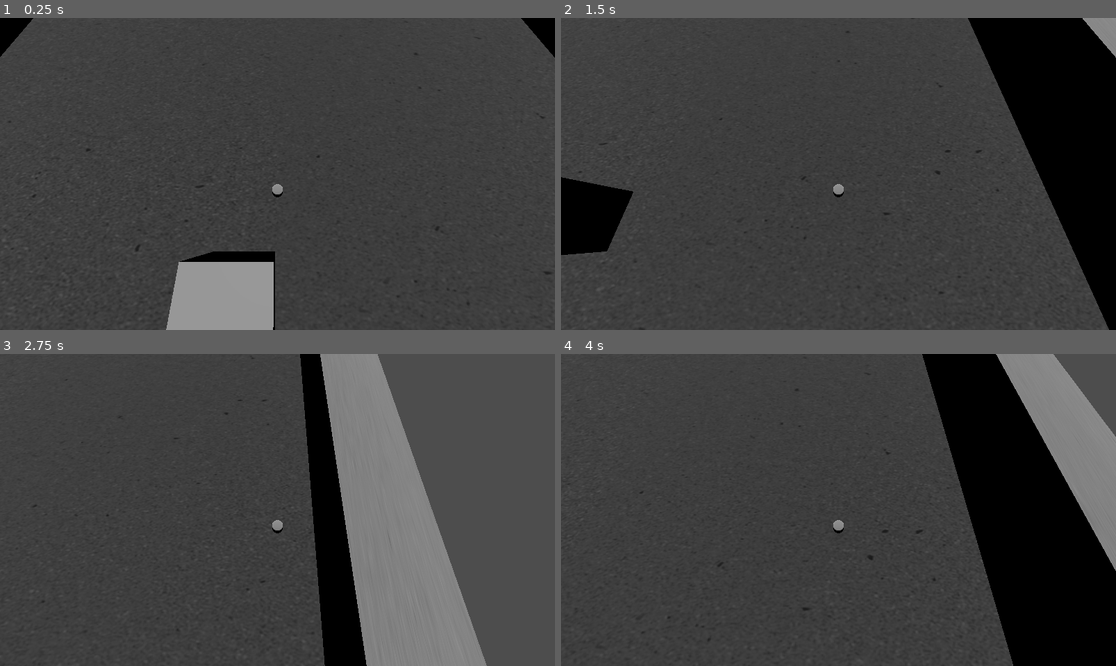
Above: before the commit, frames 1-4 (two rows, left to right).
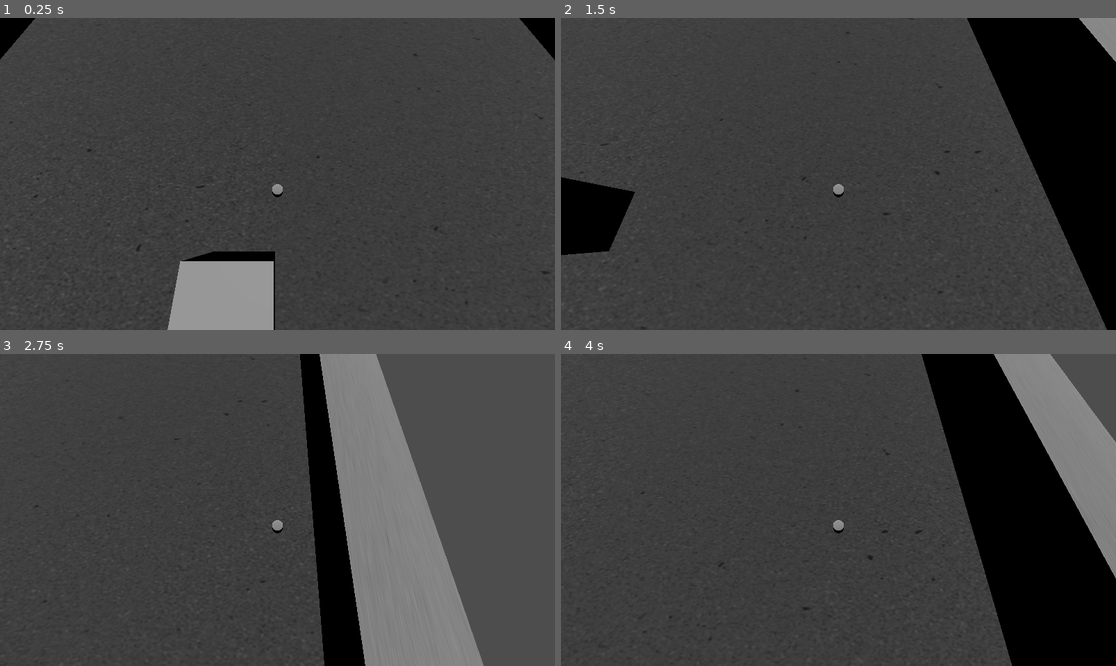
Above: after the commit, the same moments.

Repository: DresseurPanda/tp-iut-R506-bomberman
Game: Godot game, scene res://main.tscn
Two runs of this game, one before a commit and one after it. Both use one fixed random seed, a clock stepped at 60 frames per second and the inputs below.
Inputs:
- Up to frame 1 (0.25 s): no input
- Up to frame 2 (1.5 s): tap Enter at 0.5 s; hold Right (ui_right) 0.53-1.28 s; hold Down (ui_down) from 1.28 s (still down)
- Up to frame 3 (2.75 s): release Down (ui_down) at 2.03 s; hold Right (ui_right) from 2.03 s (still down)
- Up to frame 4 (4 s): release Right (ui_right) at 2.78 s; hold Up (ui_up) 2.78-3.53 s; hold Left (ui_left) from 3.53 s (still down)

The runs differ from the first frame. In frame 1, 0.2% of the frame differs, in the area x 0-100%, y 0-100%; in frame 2, 0.4%; in frame 3, 0.6%; in frame 4, 0.8%, in the area x 14-100%, y 0-100%.

Commit message:
Feat : Ennemi déplacement autonome + collision et système de point de vie primitif avec mort

Diff:
--- /dev/null
+++ b/Ennemis/ennemi.gd
@@ -0,0 +1,19 @@
+extends CharacterBody3D
+const T_MAX=2
+const T_MIN=0.5 #valeur min d'un déplacement d'un ennemi
+var compteur=0
+const SPEED = 3.0
+@onready var directionRandom = [Vector3.FORWARD, Vector3.BACK, Vector3.LEFT, Vector3.RIGHT]
+
+func _physics_process(delta: float) -> void:
+	compteur-=delta
+	if get_slide_collision_count() > 0:
+		compteur=0
+	if compteur<=0:
+		position+=Vector3.ZERO
+		var direction
+		direction= directionRandom[randi()%4]
+		velocity.x = direction.x * SPEED
+		velocity.z = direction.z * SPEED
+		compteur = randf_range(T_MIN, T_MAX)
+	move_and_slide()
--- a/Ennemis/ennemi.tscn
+++ b/Ennemis/ennemi.tscn
@@ -1,4 +1,6 @@
 [gd_scene format=3 uid="uid://bnhvrctt0q4vw"]
+
+[ext_resource type="Script" uid="uid://cream54pmflk2" path="res://Ennemis/ennemi.gd" id="1_tewko"]
 
 [sub_resource type="CapsuleShape3D" id="CapsuleShape3D_824qf"]
 
@@ -8,12 +10,13 @@
 [sub_resource type="CapsuleMesh" id="CapsuleMesh_dp5oi"]
 material = SubResource("StandardMaterial3D_tewko")
 
-[node name="Ennemi" type="CharacterBody3D" unique_id=1728542207]
+[node name="Ennemi" type="CharacterBody3D" unique_id=1728542207 groups=["ennemi"]]
+script = ExtResource("1_tewko")
 
-[node name="CollisionShape3D" type="CollisionShape3D" parent="." unique_id=890305195]
+[node name="CollisionShape3D" type="CollisionShape3D" parent="." unique_id=890305195 groups=["ennemi"]]
 transform = Transform3D(0.2, 0, 0, 0, 0.2, 0, 0, 0, 0.2, 0, 0, 0)
 shape = SubResource("CapsuleShape3D_824qf")
 
-[node name="MeshInstance3D" type="MeshInstance3D" parent="." unique_id=569999515]
+[node name="MeshInstance3D" type="MeshInstance3D" parent="." unique_id=569999515 groups=["ennemi"]]
 transform = Transform3D(0.2, 0, 0, 0, 0.2, 0, 0, 0, 0.2, 0, 0, 0)
 mesh = SubResource("CapsuleMesh_dp5oi")
--- a/Personnage/Personnage.tscn
+++ b/Personnage/Personnage.tscn
@@ -1,25 +1,27 @@
 [gd_scene format=3 uid="uid://8qye64eqt22y"]
 
 [ext_resource type="Script" uid="uid://bdxje06k7bjcv" path="res://Personnage/personnage.gd" id="1_hpy36"]
+[ext_resource type="Script" uid="uid://bjldt802b157p" path="res://Personnage/collision_ennemi.gd" id="2_qpu3w"]
 
 [sub_resource type="CapsuleShape3D" id="CapsuleShape3D_xon3y"]
-height = 2.0112305
+radius = 0.5839844
+height = 2.2567902
 
 [sub_resource type="CapsuleMesh" id="CapsuleMesh_hpy36"]
 
 [sub_resource type="ORMMaterial3D" id="ORMMaterial3D_qpu3w"]
 
-[node name="Personnage" type="CharacterBody3D" unique_id=515754185]
+[node name="Personnage" type="CharacterBody3D" unique_id=515754185 groups=["personnage"]]
 slide_on_ceiling = false
 floor_stop_on_slope = false
 floor_block_on_wall = false
 script = ExtResource("1_hpy36")
 
-[node name="CollisionShape3D" type="CollisionShape3D" parent="." unique_id=1063427851]
+[node name="CollisionShape3D" type="CollisionShape3D" parent="." unique_id=1063427851 groups=["personnage"]]
 transform = Transform3D(0.2, 0, 0, 0, 0.2, 0, 0, 0, 0.2, 0, -0.00061035156, 0)
 shape = SubResource("CapsuleShape3D_xon3y")
 
-[node name="MeshInstance3D" type="MeshInstance3D" parent="." unique_id=1450027965]
+[node name="MeshInstance3D" type="MeshInstance3D" parent="." unique_id=1450027965 groups=["personnage"]]
 transform = Transform3D(0.2, 0, 0, 0, 0.2, 0, 0, 0, 0.2, 0, 0, 0)
 mesh = SubResource("CapsuleMesh_hpy36")
 surface_material_override/0 = SubResource("ORMMaterial3D_qpu3w")
@@ -30,3 +32,13 @@
 
 [node name="DirectionalLight3D" type="DirectionalLight3D" parent="." unique_id=1480573276]
 transform = Transform3D(1.3113416e-07, -1, -4.371139e-08, 7.642742e-15, -4.371139e-08, 1, -1, -1.3113416e-07, 1.9106855e-15, 0.034168243, 7.7358017, 3.073316)
+
+[node name="Area3D" type="Area3D" parent="." unique_id=1917377632 groups=["personnage"]]
+monitorable = false
+script = ExtResource("2_qpu3w")
+
+[node name="CollisionShape3D" type="CollisionShape3D" parent="Area3D" unique_id=1602941946 groups=["personnage"]]
+transform = Transform3D(0.2, 0, 0, 0, 0.2, 0, 0, 0, 0.2, 0, 0.0076889032, 0)
+shape = SubResource("CapsuleShape3D_xon3y")
+
+[connection signal="body_entered" from="Area3D" to="Area3D" method="_on_body_entered"]
--- /dev/null
+++ b/Personnage/area_3d.gd
@@ -0,0 +1,11 @@
+extends Area3D
+
+
+# Called when the node enters the scene tree for the first time.
+func _ready() -> void:
+	pass # Replace with function body.
+
+
+# Called every frame. 'delta' is the elapsed time since the previous frame.
+func _process(delta: float) -> void:
+	pass
--- /dev/null
+++ b/Personnage/collision_ennemi.gd
@@ -0,0 +1,16 @@
+extends Area3D
+
+
+# Called when the node enters the scene tree for the first time.
+func _ready() -> void:
+	pass # Replace with function body.
+
+
+# Called every frame. 'delta' is the elapsed time since the previous frame.
+func _process(delta: float) -> void:
+	pass
+
+func _on_body_entered(body: Node3D) -> void:
+	if body.is_in_group("ennemi"):
+		print("test")
+		get_parent().take_damage() # Replace with function body.
--- a/Personnage/personnage.gd
+++ b/Personnage/personnage.gd
@@ -27,8 +27,9 @@
 
 func take_damage() -> void:
 	health-=1
+	print("Une vie en moins :(")
 	if health ==0:
 		mort()
 
 func mort() -> void:
-	pass
+	print("Tu es mort :(")
--- a/project.godot
+++ b/project.godot
@@ -18,6 +18,11 @@
 [filesystem]
 
 import/blender/enabled=false
+
+[global_group]
+
+ennemi=""
+personnage=""
 
 [input]
 
Not shown, added: Ennemis/ennemi.gd.uid
Not shown, added: Personnage/area_3d.gd.uid
Not shown, added: Personnage/collision_ennemi.gd.uid
